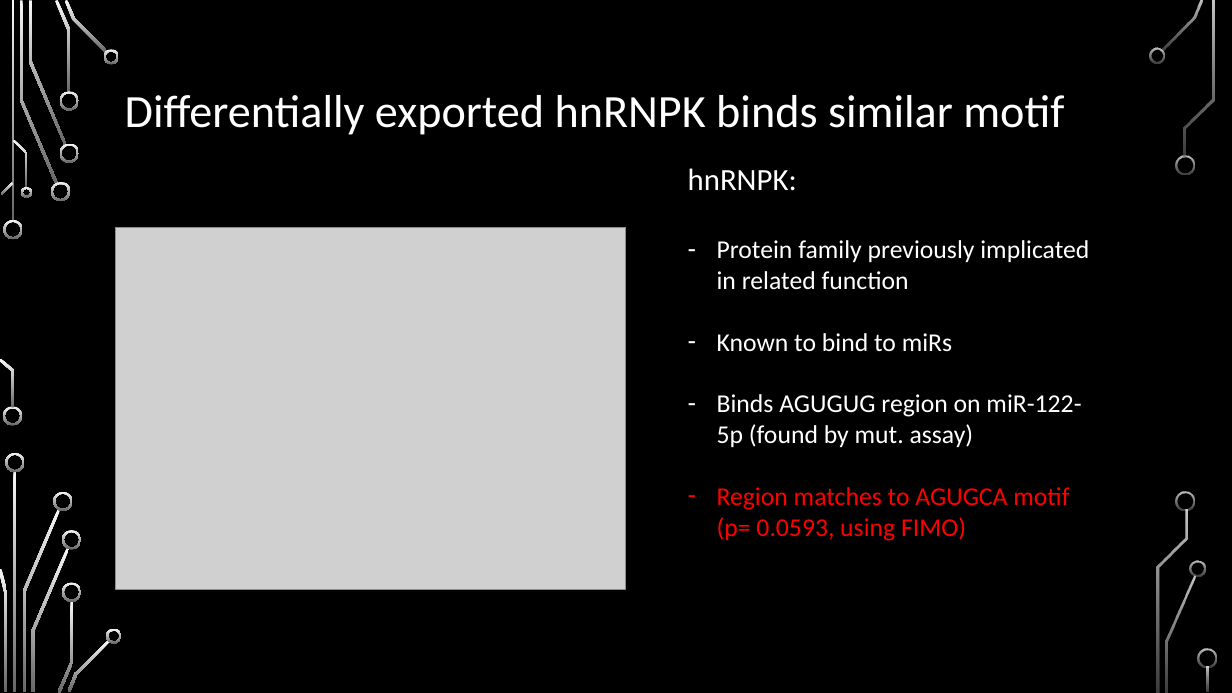
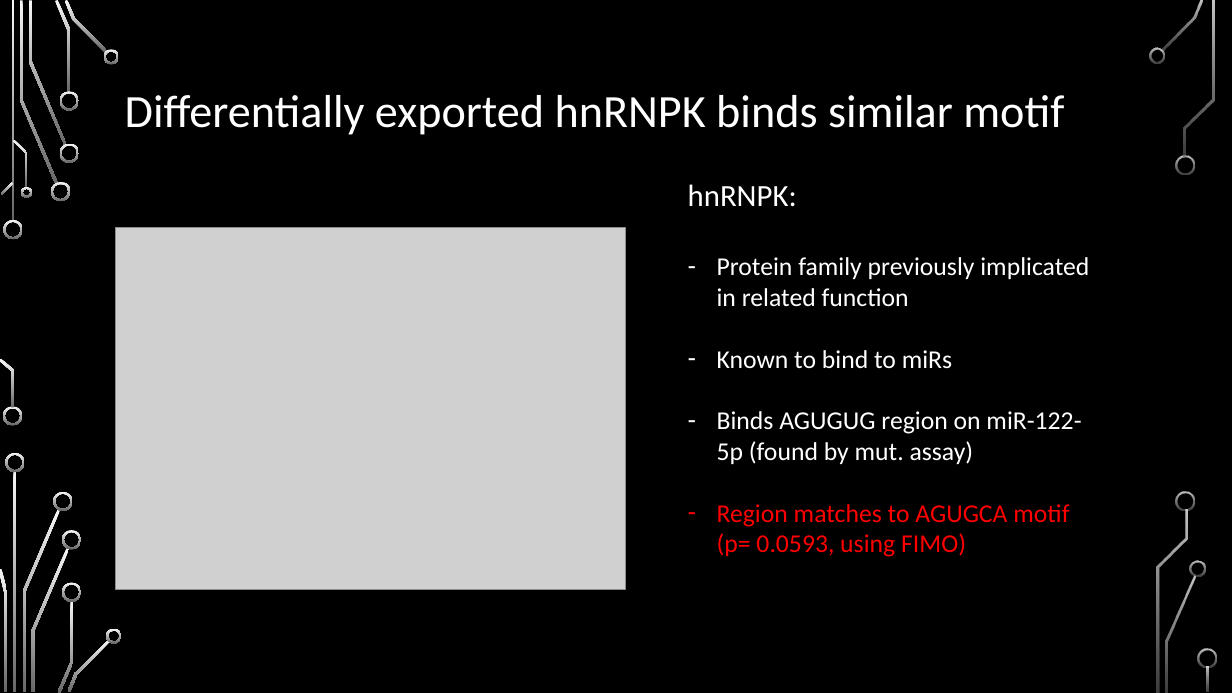
Before and after one commit to HarleyRobinson/Honours2, a slide deck: slide 9 of BackgroundInfo/MeetingSept.pptx. Drawn at 1232x693 pixels with LibreOffice and Linux fonts; fonts in the diff are those of the drawing; grey boxes stand for pictures; background and template pictures are left out. Boxes give left, top, right and bottom in pixels: in the first picture for what was removed or moved away, otherwise in the second. Text is boxed around its words. In the diff, an @@ line names an element or a change of style, - is before the commit and + after.

```diff
--- a/BackgroundInfo/MeetingSept.pptx
+++ b/BackgroundInfo/MeetingSept.pptx
@@ text "hnRNPK:": place and size @@
-text "hnRNPK:" at <box>688,168,1089,541</box>
+text "hnRNPK:" at <box>688,184,1089,557</box>
```
Also in this commit, not shown: 5 other slides changed, 1 slide added, 1 slide removed, 1 other file.
